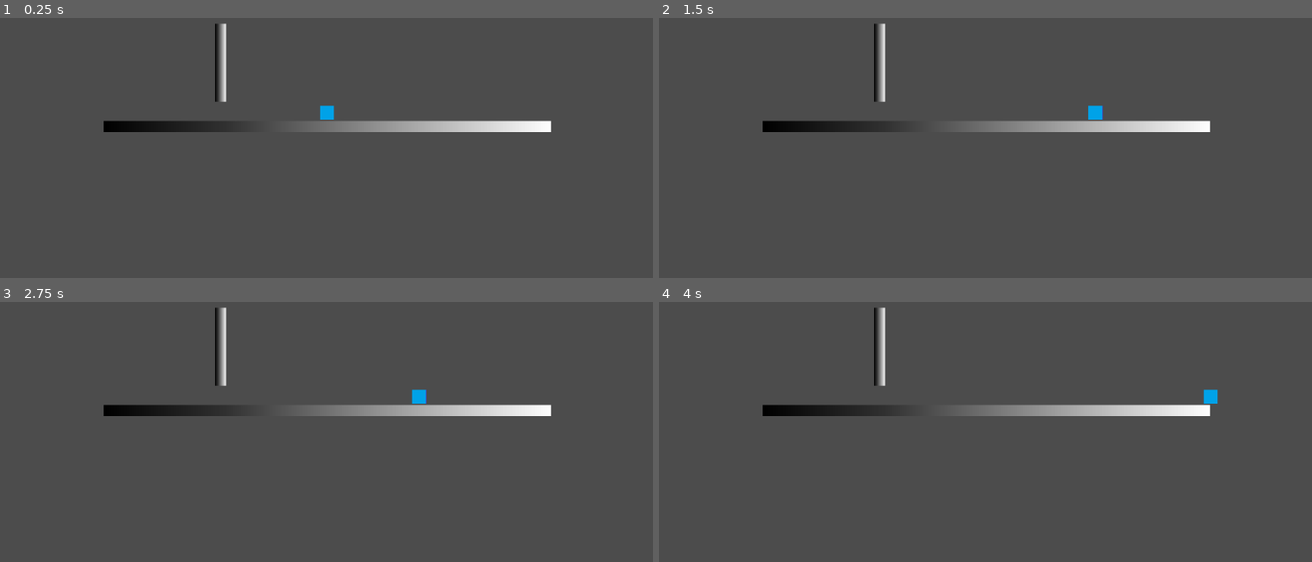
Above: before the commit, frames 1-4 (two rows, left to right).
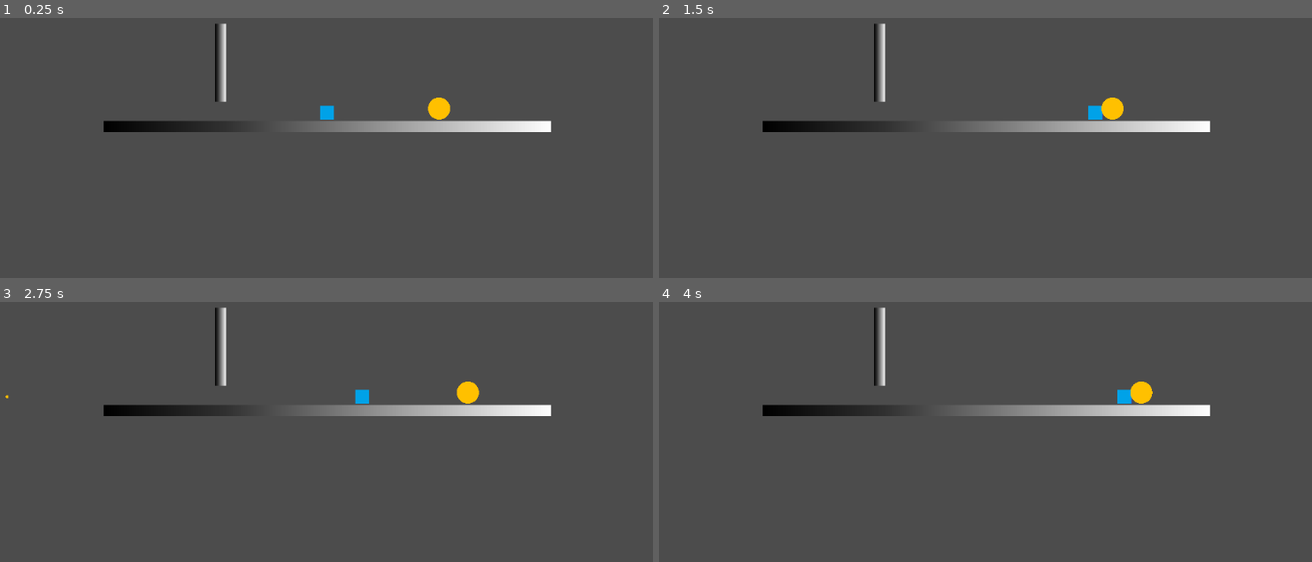
Above: after the commit, the same moments.

Repository: JoaoRicardoCardoso/BetweenWorlds
Game: Godot game, scene res://test.tscn
Same seed, same stepped clock (60 frames per second), same inputs: the game is played once before the commit and once after it. After the commit the project has no main scene; this scene is started directly in both runs.
Inputs:
- Up to frame 1 (0.25 s): no input
- Up to frame 2 (1.5 s): hold Right (ui_right) from 0.53 s (still down); tap C (ui_shoot, bound only after the commit) at 0.6, 1.35 s; tap Up (ui_up) at 0.77 s
- Up to frame 3 (2.75 s): tap Up (ui_up) at 1.52 s; release Right (ui_right) at 2.03 s; hold Left (ui_left) from 2.03 s (still down); tap C (ui_shoot, bound only after the commit) at 2.1 s
- Up to frame 4 (4 s): release Left (ui_left) at 2.78 s; hold Right (ui_right) from 2.78 s (still down); tap C (ui_shoot, bound only after the commit) at 2.85, 3.6 s; tap Up (ui_up) at 3.02, 3.77 s

The runs differ from the first frame. In frame 1, 0.2% of the frame differs, in the area x 65-69%, y 30-40%; in frame 2, 0.2%; in frame 3, 0.5%, in the area x 0-74%, y 30-40%; in frame 4, 0.5%.

Commit message:
Added simple enemy and shooting mechanic

Diff:
--- a/src/Actors/Actor.gd
+++ b/src/Actors/Actor.gd
@@ -5,9 +5,28 @@
 # var a = 2
 # var b = "text"
 
+export var gravity = 500
+
 var current_velocity = Vector2(0,0)
+var orientation = Vector2(1,0)
 
-export var gravity = 500
+var health = 5
+
+func calculate_velocity(velocity, delta):
+	pass
+
+func _physics_process(delta):
+	var new_velocity = calculate_velocity(current_velocity, delta)
+
+	current_velocity = move_and_slide(new_velocity, Vector2.UP)
+
+func damage(value):
+	health -= value
+	if health <= 0:
+		die()
+
+func die():
+	queue_free()
 
 # Called when the node enters the scene tree for the first time.
 func _ready():
--- /dev/null
+++ b/src/Actors/Enemy.gd
@@ -0,0 +1,37 @@
+extends Actor
+class_name Enemy
+
+export var speed = 1000
+export var damage = 1
+
+# Declare member variables here. Examples:
+# var a = 2
+# var b = "text"
+
+func calculate_velocity(velocity, delta):
+	var out = velocity
+	out.y += delta * gravity
+
+	if is_on_wall():
+		orientation.x *= -1
+
+	out.x = orientation.x * speed * delta
+
+	return out
+
+# Called when the node enters the scene tree for the first time.
+func _ready():
+	pass # Replace with function body.
+
+
+# Called every frame. 'delta' is the elapsed time since the previous frame.
+#func _process(delta):
+#	pass
+
+
+func _on_Area2D_area_entered(area):
+	orientation.x *= -1
+
+
+func _on_Area2D_body_entered(body):
+	body.damage(damage)
--- /dev/null
+++ b/src/Actors/Enemy.tscn
@@ -0,0 +1,32 @@
+[gd_scene load_steps=5 format=2]
+
+[ext_resource path="res://Actors/Enemy.gd" type="Script" id=1]
+[ext_resource path="res://assets/Lol_circle.png" type="Texture" id=2]
+
+[sub_resource type="RectangleShape2D" id=1]
+extents = Vector2( 56, 64 )
+
+[sub_resource type="RectangleShape2D" id=2]
+extents = Vector2( 72, 64 )
+
+[node name="Enemy" type="KinematicBody2D"]
+collision_layer = 32
+collision_mask = 7
+script = ExtResource( 1 )
+
+[node name="CollisionShape2D" type="CollisionShape2D" parent="."]
+shape = SubResource( 1 )
+
+[node name="Lol_circle" type="Sprite" parent="CollisionShape2D"]
+position = Vector2( -1.52588e-05, 3.8147e-06 )
+scale = Vector2( 0.14447, 0.144307 )
+texture = ExtResource( 2 )
+
+[node name="Area2D" type="Area2D" parent="."]
+collision_layer = 0
+collision_mask = 2147484673
+
+[node name="CollisionShape2D" type="CollisionShape2D" parent="Area2D"]
+shape = SubResource( 2 )
+[connection signal="area_entered" from="Area2D" to="." method="_on_Area2D_area_entered"]
+[connection signal="body_entered" from="Area2D" to="." method="_on_Area2D_body_entered"]
--- a/src/Actors/Player.gd
+++ b/src/Actors/Player.gd
@@ -1,4 +1,8 @@
 extends Actor
+class_name Player
+
+#Instanceable Objects
+var Bullet = load("res://Projectiles/PlayerBullet.tscn")
 
 #Base variables
 export var running_speed = 10000
@@ -101,6 +105,9 @@
 	input_direction.x = Input.get_action_strength("ui_right") - Input.get_action_strength("ui_left")
 	input_direction.y = Input.get_action_strength("ui_down") - Input.get_action_strength("ui_up")
 
+	if input_direction.x != 0:
+		orientation.x = input_direction.x
+
 	if abs(velocity.x) <= running_speed:
 		out.x = delta * running_speed * input_direction.x
 
@@ -120,10 +127,17 @@
 
 	return out
 
-func _physics_process(delta):
-	var new_velocity = calculate_velocity(current_velocity, delta)
+###########################################################
 
-	current_velocity = move_and_slide(new_velocity, Vector2.UP)
+func shoot():
+	var b_instance = Bullet.instance()
+	b_instance.init(orientation)
+	owner.add_child(b_instance)
+	b_instance.position = position
+
+func _process(delta):
+	if Input.is_action_just_pressed("ui_shoot"):
+		shoot()
 
 # Called when the node enters the scene tree for the first time.
 func _ready():
--- a/src/Projectiles/PlayerBullet.gd
+++ b/src/Projectiles/PlayerBullet.gd
@@ -1,9 +1,30 @@
-extends KinematicBody2D
+extends Area2D
 
+export var travel_speed = 1000
+export var timeout:float = 1
+export var damage = 1
+
+var current_velocity = Vector2(0,0)
+var timeout_counter = timeout
 
 # Declare member variables here. Examples:
 # var a = 2
 # var b = "text"
+
+func init(direction):
+	current_velocity = direction * travel_speed
+
+func disperse():
+	queue_free()
+
+func _physics_process(delta):
+	if timeout_counter < 0:
+		disperse()
+		return
+
+	timeout_counter -= delta
+	position += current_velocity * delta
+
 
 
 # Called when the node enters the scene tree for the first time.
@@ -14,3 +35,10 @@
 # Called every frame. 'delta' is the elapsed time since the previous frame.
 #func _process(delta):
 #	pass
+
+
+func _on_PlayerBullet_body_entered(body):
+	if (body is Actor) and not (body is Player):
+		body.damage(damage)
+
+	queue_free()
--- a/src/Projectiles/PlayerBullet.tscn
+++ b/src/Projectiles/PlayerBullet.tscn
@@ -1,16 +1,21 @@
-[gd_scene load_steps=3 format=2]
+[gd_scene load_steps=4 format=2]
 
 [ext_resource path="res://assets/Lol_circle.png" type="Texture" id=1]
+[ext_resource path="res://Projectiles/PlayerBullet.gd" type="Script" id=2]
 
 [sub_resource type="CircleShape2D" id=1]
-radius = 16.0
+radius = 2.12876
 
-[node name="PlayerBullet" type="KinematicBody2D"]
+[node name="PlayerBullet" type="Area2D"]
+collision_layer = 0
+collision_mask = 38
+script = ExtResource( 2 )
 
 [node name="CollisionShape2D" type="CollisionShape2D" parent="."]
 shape = SubResource( 1 )
 
 [node name="Lol_circle" type="Sprite" parent="CollisionShape2D"]
 position = Vector2( -1.42109e-14, 0 )
-scale = Vector2( 0.0361174, 0.0360767 )
+scale = Vector2( 0.005, 0.005 )
 texture = ExtResource( 1 )
+[connection signal="body_entered" from="." to="." method="_on_PlayerBullet_body_entered"]
--- a/src/project.godot
+++ b/src/project.godot
@@ -13,15 +13,27 @@
 "class": "Actor",
 "language": "GDScript",
 "path": "res://Actors/Actor.gd"
+}, {
+"base": "Actor",
+"class": "Enemy",
+"language": "GDScript",
+"path": "res://Actors/Enemy.gd"
+}, {
+"base": "Actor",
+"class": "Player",
+"language": "GDScript",
+"path": "res://Actors/Player.gd"
 } ]
 _global_script_class_icons={
-"Actor": ""
+"Actor": "",
+"Enemy": "",
+"Player": ""
 }
 
 [application]
 
 config/name="WIP"
-run/main_scene="res://test.tscn"
+run/main_scene="res://Game.tscn"
 config/icon="res://icon.png"
 
 [input]
@@ -36,6 +48,11 @@
 "events": [ Object(InputEventKey,"resource_local_to_scene":false,"resource_name":"","device":0,"alt":false,"shift":false,"control":false,"meta":false,"command":false,"pressed":false,"scancode":88,"unicode":0,"echo":false,"script":null)
  ]
 }
+ui_shoot={
+"deadzone": 0.5,
+"events": [ Object(InputEventKey,"resource_local_to_scene":false,"resource_name":"","device":0,"alt":false,"shift":false,"control":false,"meta":false,"command":false,"pressed":false,"scancode":67,"unicode":0,"echo":false,"script":null)
+ ]
+}
 
 [rendering]
 
--- a/src/test.tscn
+++ b/src/test.tscn
@@ -1,6 +1,7 @@
-[gd_scene load_steps=6 format=2]
+[gd_scene load_steps=8 format=2]
 
 [ext_resource path="res://Actors/Player.tscn" type="PackedScene" id=1]
+[ext_resource path="res://Actors/Enemy.tscn" type="PackedScene" id=2]
 
 [sub_resource type="RectangleShape2D" id=1]
 extents = Vector2( 326, 10 )
@@ -14,6 +15,9 @@
 
 [sub_resource type="RectangleShape2D" id=4]
 extents = Vector2( 8, 56 )
+
+[sub_resource type="RectangleShape2D" id=5]
+extents = Vector2( 8, 18.1751 )
 
 [node name="Node2D" type="Node2D"]
 position = Vector2( 546, 324 )
@@ -48,3 +52,15 @@
 jumping_speed = 300
 wall_jump_velocity_y = 250
 wall_jump_velocity_x = 400
+
+[node name="Enemy" parent="." instance=ExtResource( 2 )]
+position = Vector2( 158, -28 )
+scale = Vector2( 0.25, 0.25 )
+
+[node name="Area2D" type="Area2D" parent="."]
+collision_layer = 1024
+collision_mask = 0
+
+[node name="CollisionShape2D" type="CollisionShape2D" parent="Area2D"]
+position = Vector2( 323.844, -17.8249 )
+shape = SubResource( 5 )
